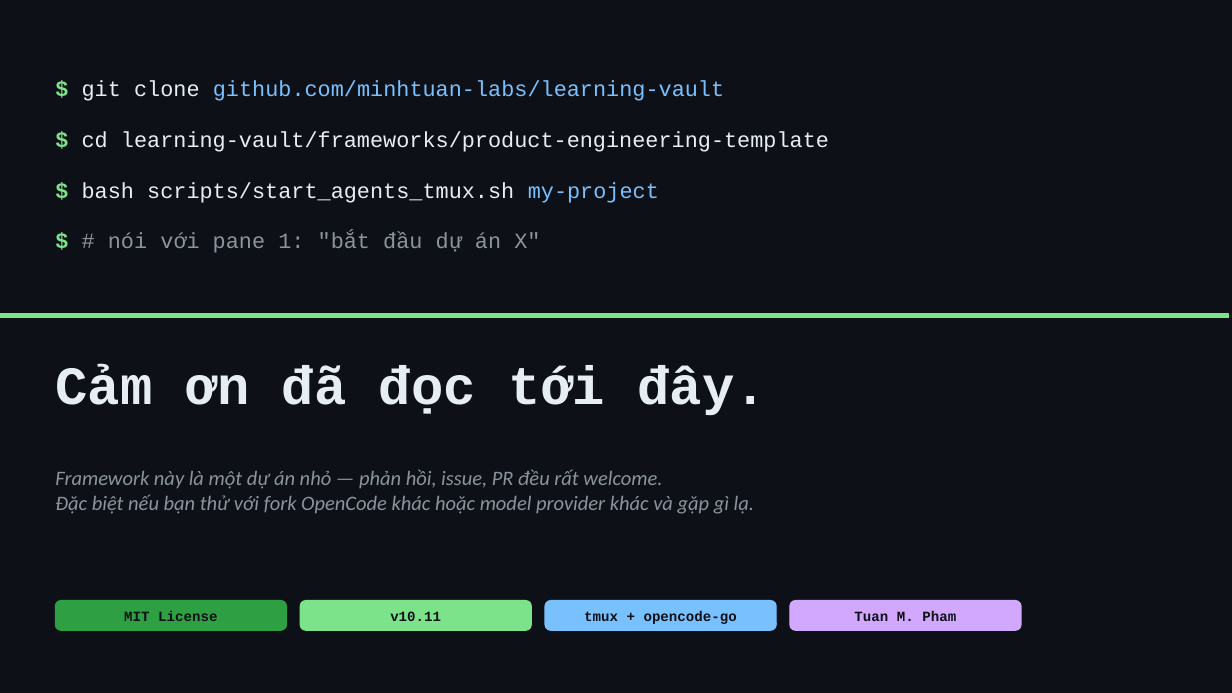
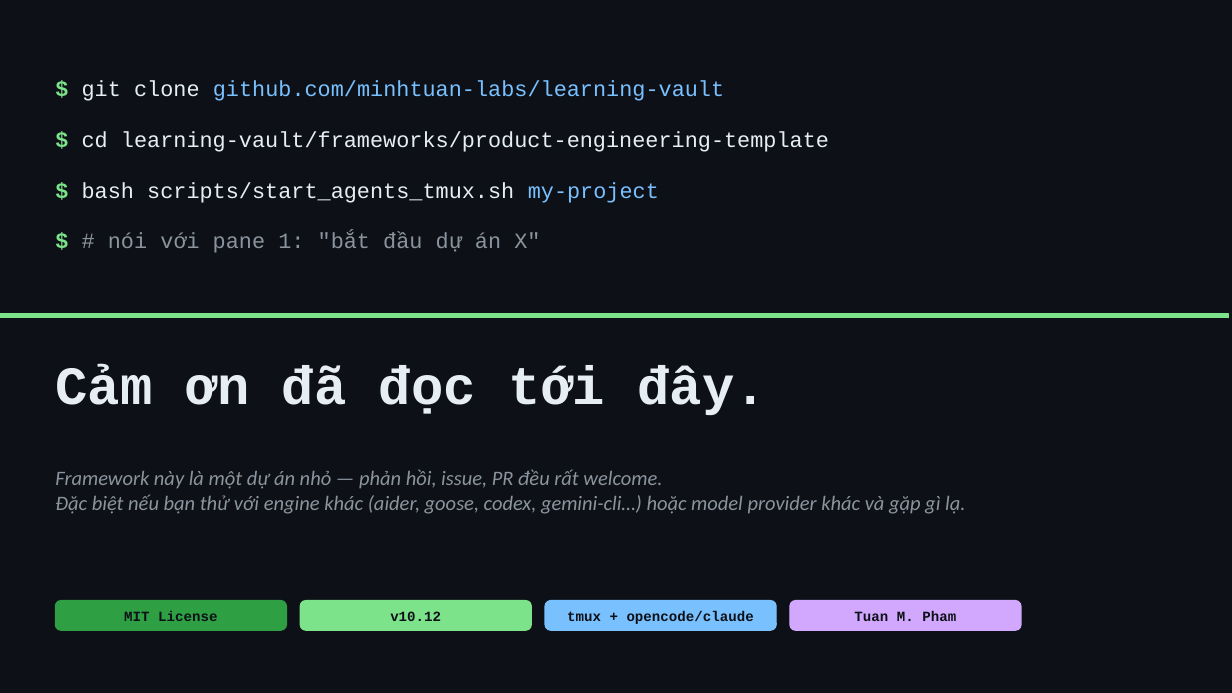
Before and after one commit to minhtuan-labs/learning-vault, a slide deck: slide 32 of frameworks/product-engineering-template/Framework_Introduction.pptx (slide 30 before the commit). Drawn at 1232x693 pixels with LibreOffice and Linux fonts; fonts in the diff are those of the drawing. Boxes give left, top, right and bottom in pixels: in the first picture for what was removed or moved away, otherwise in the second. Text is boxed around its words. In the diff, an @@ line names an element or a change of style, - is before the commit and + after.

Commit message:
Update product-engineering-template to v10.12

```diff
--- a/frameworks/product-engineering-template/Framework_Introduction.pptx
+++ b/frameworks/product-engineering-template/Framework_Introduction.pptx
@@ text at [55,494,965,514]: text changed @@
-Đặc biệt nếu bạn thử với fork OpenCode khác hoặc model provider khác và gặp gì lạ.
+Đặc biệt nếu bạn thử với engine khác (aider, goose, codex, gemini-cli…) hoặc model provider khác và gặp gì lạ.
@@ text at [390,611,441,621]: text changed @@
-v10.11
+v10.12
@@ text at [567,610,754,624]: text changed @@
-tmux + opencode-go
+tmux + opencode/claude
```
Also in this commit, not shown: 29 other slides changed, 2 slides added, 27 other files.
